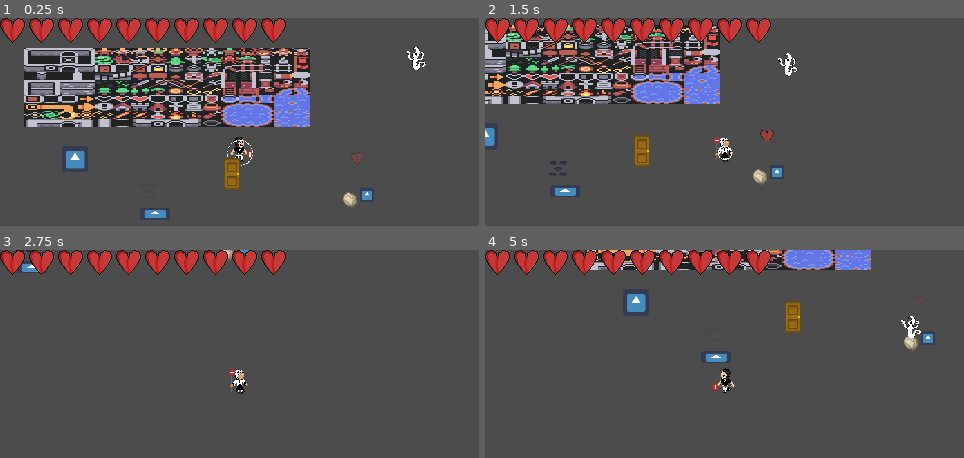
Above: before the commit, frames 1-4 (two rows, left to right).
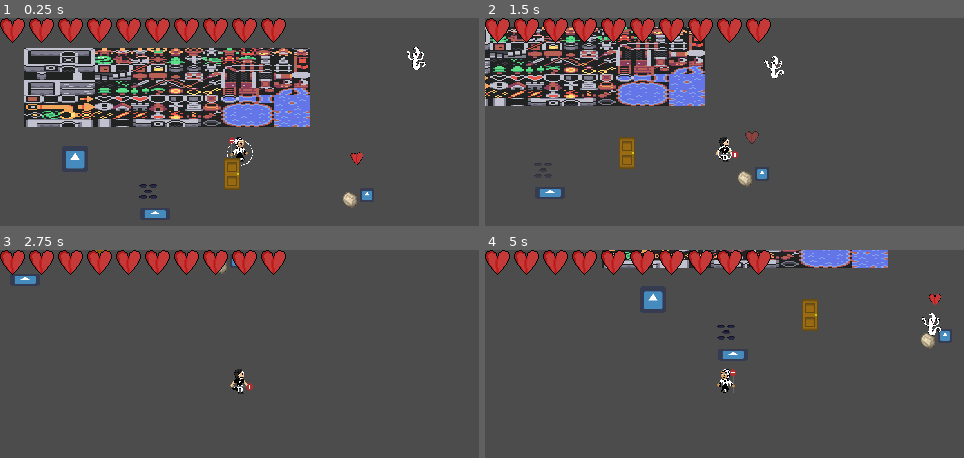
Above: after the commit, the same moments.

Repository: geniusbat/GameJam
Game: Godot game, scene res://Levels/Test.tscn
Same seed, same stepped clock (60 frames per second), same inputs: the game is played once before the commit and once after it. The engine's default icon, where the game draws it, is replaced by a stand-in: a white triangle on a blue panel in a dark square.
Inputs (mouse positions are in pixels of both pictures, inside the frame that each line leads up to):
- Up to frame 1 (0.25 s): no input
- Up to frame 2 (1.5 s): move the mouse to (829, 138) at 0.52 s; press the mouse at (829, 138) at 0.53 s; hold D (move_right) 0.53-1.28 s; move the mouse to (628, 165) at 1.27 s; release the mouse at (628, 165) at 1.28 s; hold S (move_down) from 1.28 s (still down); tap F (change) at 1.35 s
- Up to frame 3 (2.75 s): move the mouse to (287, 324) at 2.02 s; release S (move_down) at 2.03 s; hold D (move_right) from 2.03 s (still down); hold Shift (dash) from 2.03 s (still down)
- Up to frame 4 (5 s): move the mouse to (700, 439) at 2.77 s; release D (move_right) at 2.78 s; release Shift (dash) at 2.78 s; hold W (move_up) 2.78-3.53 s; click (700, 439) at 2.85 s; move the mouse to (868, 424) at 3.52 s; hold F (change) 3.53-4.28 s; hold A (move_left) from 3.53 s (still down); move the mouse to (580, 343) at 4.27 s; tap Shift (dash) at 4.35 s

The runs differ from the first frame. In frame 1, 0.5% of the frame differs, in the area x 29-76%, y 57-88%; in frame 2, 14%, in the area x 0-66%, y 3-87%; in frame 3, 0.7%; in frame 4, 5.7%.

Commit message:
comienza como onda

Diff:
--- a/Assets/Scripts/PlayerScripts/PlayerCharacter.gd
+++ b/Assets/Scripts/PlayerScripts/PlayerCharacter.gd
@@ -2,7 +2,7 @@
 extends KinematicBody2D
 
 enum PERSONALITIES {onda, corpusculo}
-var personality = PERSONALITIES.corpusculo
+var personality = PERSONALITIES.onda
 var changeTimer = 0.3 #0.3
 
 var hurtTimer = 0.3 #0.3
--- a/Assets/Scripts/Singletons/PlayerInfo.gd
+++ b/Assets/Scripts/Singletons/PlayerInfo.gd
@@ -3,7 +3,7 @@
 var health = 10
 
 enum PERSONALITIES {onda, corpusculo}
-var personality = PERSONALITIES.corpusculo
+var personality = PERSONALITIES.onda
 
 var healthGUI
 var healthGUIRes = preload("res://Objects/Player/HealthGUI.tscn")
